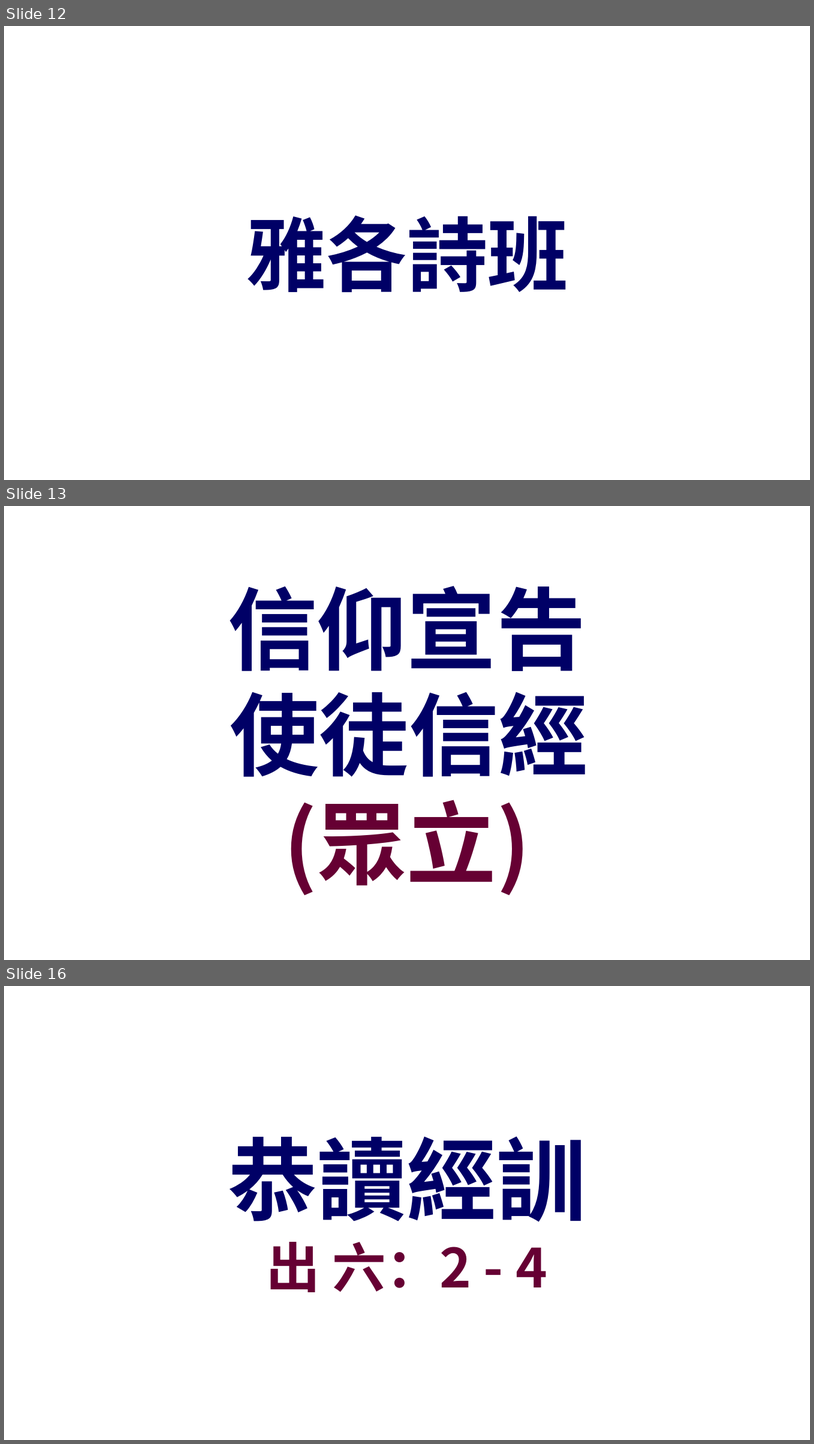
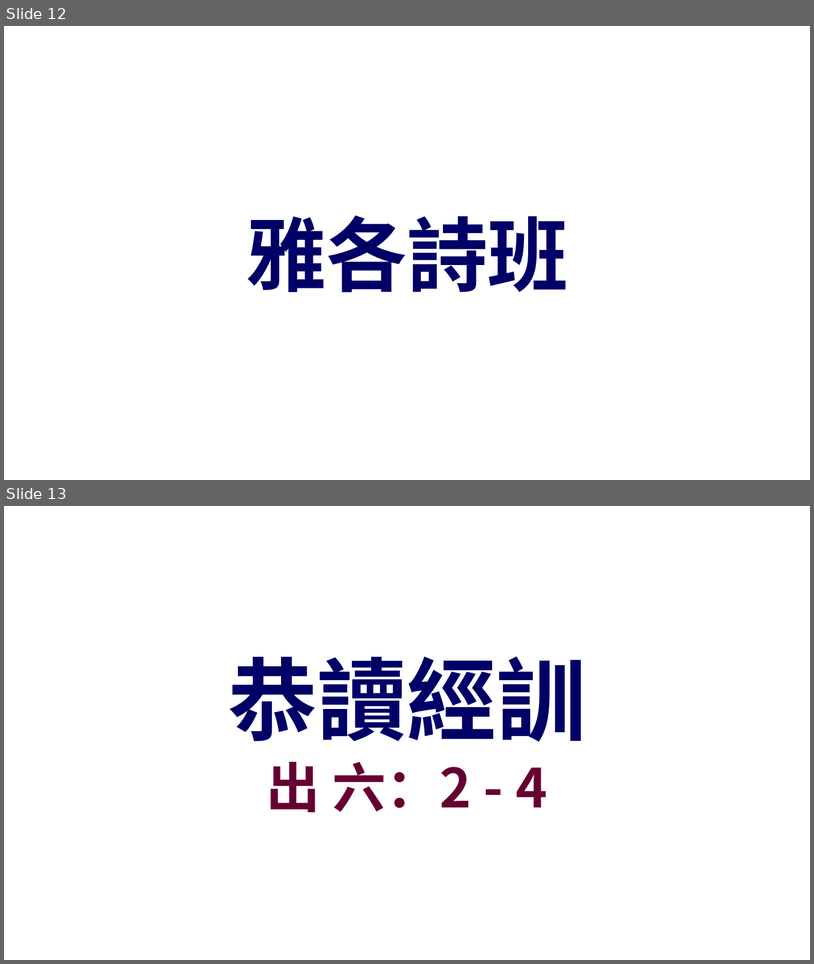
Before and after one commit to batisuoc/other-ppts, a slide deck: 崇拜流程_version02.pptx. Shown one above the other, each under a label of ours: slides 12, 13 and 16 before the commit, slides 12 and 13 after it; the slides between them are not shown. The pictures are 814x1444 and 814x964 pixels, drawn with LibreOffice and Linux fonts; fonts in the diff are those of the drawing; background and template pictures are left out. Boxes give left, top, right and bottom in pixels: in the first picture for what was removed or moved away, otherwise in the second. Text is boxed around its words. In the diff, an @@ line names an element or a change of style, - is before the commit and + after.

```diff
--- a/崇拜流程_version02.pptx
+++ b/崇拜流程_version02.pptx
@@ slide 13 removed at [4,506,810,960], background picture (left out) @@
@@ text removed at [228,586,586,671] @@
-信仰宣告
@@ title removed at [230,692,588,777] @@
-使徒信經
@@ text removed at [284,799,531,895] @@
-(眾立)
@@ what was slide 16 is now slide 13 @@
```
Also in this commit, not shown: 2 slides added, 3 other slides removed, 1 other file.
